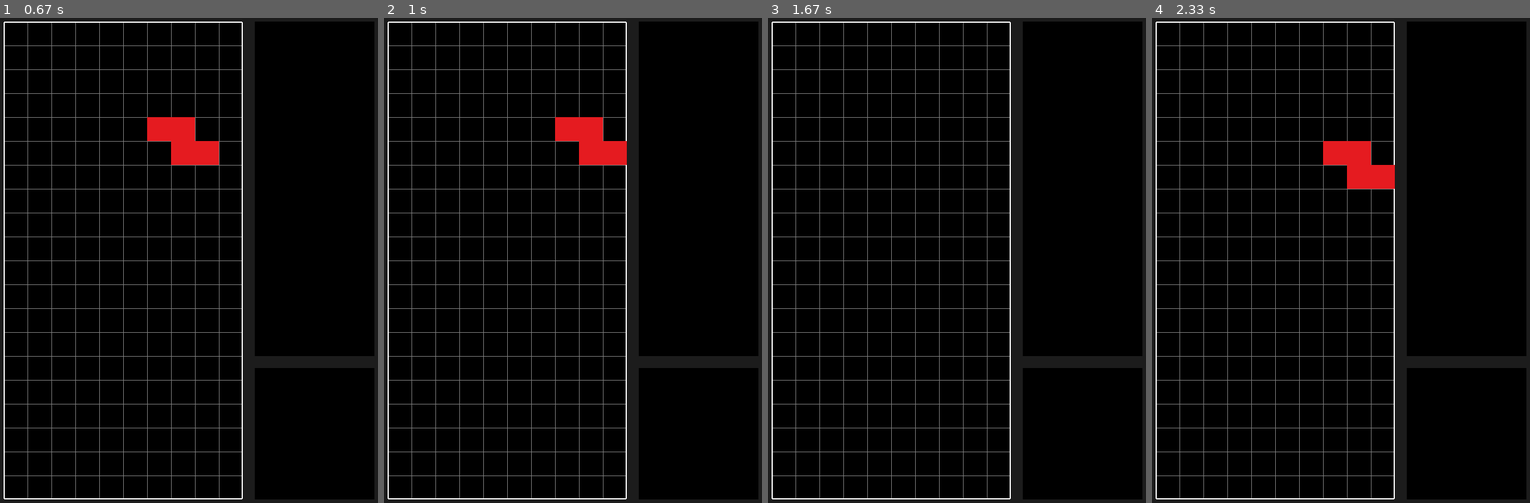
Above: before the commit, frames 1-4 (left to right).
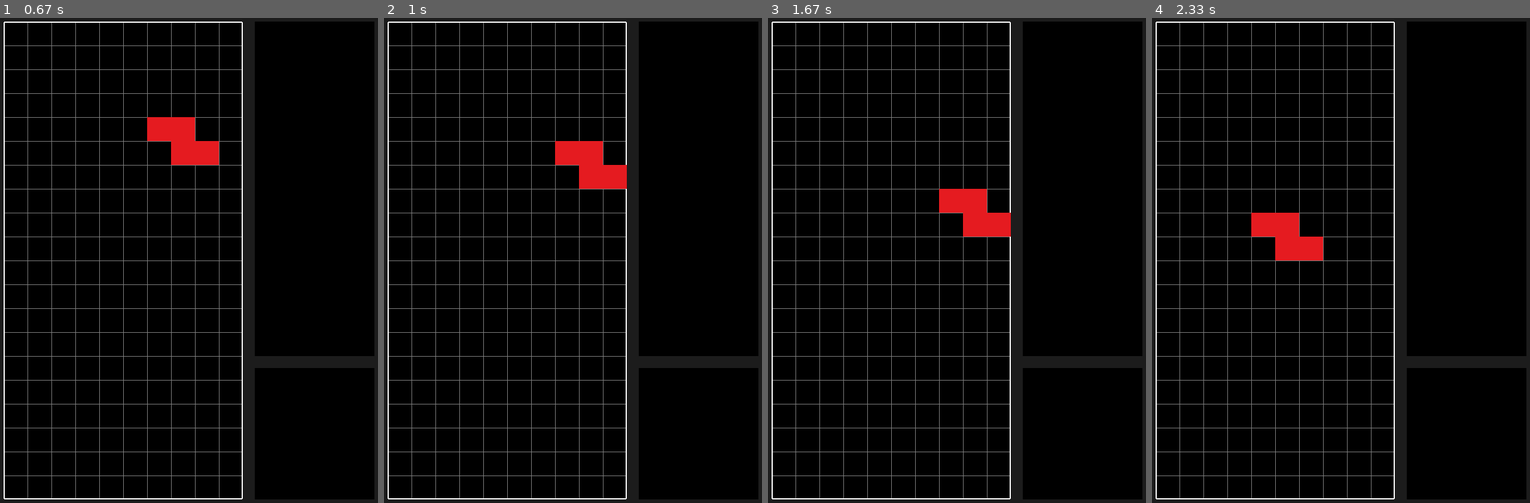
Above: after the commit, the same moments.

Repository: HeitorMR2509/tetris-python-pygame
Game: pygame game, started from main.py
Same seed, same stepped clock (60 frames per second), same inputs: the game is played once before the commit and once after it.
Inputs:
- Up to frame 1 (0.67 s): hold D from 0.33 s (still down)
- Up to frame 2 (1 s): release D at 0.8 s; hold W from 0.83 s (still down)
- Up to frame 3 (1.67 s): release W at 1.13 s; hold D 1.17-1.63 s
- Up to frame 4 (2.33 s): hold A 1.67-2.2 s; hold A from 2.23 s (still down)

Frame 1 is identical in both runs. In frame 2, 1.9% of the frame differs, in the area x 45-65%, y 20-36%; in frame 3, 1.2%; in frame 4, 2.5%, in the area x 26-65%, y 25-50%.

Commit message:
Adição de colisões, rotacionar bloco e sumir linhas cheias

Diff:
--- a/config.py
+++ b/config.py
@@ -19,7 +19,7 @@
 COMPRIMENTO_JANELA = COMPRIMENTO_JOGO + ESPACAMENTO * 2
 
 # Comportamento de jogo
-VELOCIDADE_ATUALIZACAO_INICIAL = 800
+VELOCIDADE_ATUALIZACAO_INICIAL = 400
 TEMPO_ESPERA_MOVER = 200
 TEMPO_ESPERA_ROTACIONAR = 200
 ESPACAMENTO_BLOCO = pygame.Vector2(COLUNAS // 2, 5)
--- a/main.py
+++ b/main.py
@@ -72,12 +72,54 @@
     ## Grupo de blocos
     blocos = pygame.sprite.Group()
 
+    # Blocos para colisão de tetraminós
+    blocos_colisao = [[0 for x in range(COLUNAS)] for y in range(LINHAS)]
+
     # Tetraminó de início, escolhido aleatoriamente
-    t = Tetramino(choice(list(TETROMINOS.keys())), blocos)
+    t = Tetramino(choice(list(TETROMINOS.keys())), blocos, blocos_colisao)
+
+    # Função que cria um novo tetraminó
+    def criar_novo_tetramino() -> None:
+        nonlocal blocos_colisao
+
+        # Checar linhas completas
+        linhas_deletar = []
+
+        # Adiciona as linhas que podem ser deletadas
+        for i, linha in enumerate(blocos_colisao):
+            if all(linha):
+                linhas_deletar.append(i)
+
+        # Se existir uma linha para deletar
+        if linhas_deletar:
+            for linha_deletar in linhas_deletar:
+                # Deleta a linha inteira
+                for bloco in blocos_colisao[linha_deletar]:
+                    bloco.kill()
+
+                # Mover os blocos para baixo
+                for linha in blocos_colisao:
+                    for bloco in linha:
+                        if bloco and bloco.posicao.y < linha_deletar:
+                            bloco.posicao.y += 1
+
+
+            # Reconstruir os blocos de colisao para atualizar
+            # o campo invisível lógico do jogo
+            blocos_colisao = [[0 for x in range(COLUNAS)] for y in range(LINHAS)]
+
+            for bloco in blocos:
+                blocos_colisao[int(bloco.posicao.y)][int(bloco.posicao.x)] = bloco
+
+
+        # Cria um novo tetraminó, o qual está
+        # em uma variável no escopo da função pai
+        nonlocal t
+        t = Tetramino(choice(list(TETROMINOS.keys())), blocos, blocos_colisao)
 
     # Funções de modificação do tetraminó
     def mover_para_baixo() -> None:
-        t.mover_para_baixo()
+        t.mover_para_baixo(criar_novo_tetramino)
 
     # Temporizadores para movimentação
     temporizadores = {
@@ -88,6 +130,9 @@
         ),
         "movimento horizontal": Temporizador(
             TEMPO_ESPERA_MOVER
+        ),
+        "rotacionar": Temporizador(
+            TEMPO_ESPERA_ROTACIONAR
         )
     }
 
@@ -143,6 +188,7 @@
         # Entrada de usuário
         tecla = pygame.key.get_pressed()
 
+        ## Movimentação do tetraminó
         if not temporizadores["movimento horizontal"].ativo:
             if tecla[pygame.K_d]:
                 t.mover_horizontal(1)
@@ -152,6 +198,12 @@
                 t.mover_horizontal(-1)
                 temporizadores["movimento horizontal"].ativar()
 
+        ## Rotacionar o tetraminó
+        if not temporizadores["rotacionar"].ativo:
+            if tecla[pygame.K_w]:
+                t.rotacionar()
+                temporizadores["rotacionar"].ativar()
+
 
     # Limpa a "tralha" da biblioteca/desinicializa
     pygame.quit()
--- a/util/Bloco.py
+++ b/util/Bloco.py
@@ -25,6 +25,22 @@
             topleft=self.posicao * TAMANHO_DE_CELULA
         )
 
+    # Rotaciona o bloco em torno de um bloco eixo
+    def rotacionar(self, bloco_eixo):
+        return bloco_eixo.posicao + self.posicao - (bloco_eixo.posicao).rotate(90)
+
+    # Detecta se a posição do bloco está
+    # fora da área de jogo determinada nas configurações
+    # ou se está colidindo com outro bloco
+    def colisao_horizontal(self, x, blocos_colisao):
+        return (not 0 <= x < COLUNAS) or blocos_colisao[int(self.posicao.y)][x]
+
+    # Detecta se o bloco está fora da área de jogo
+    # na vertical ou está colidindo com outro bloco
+    def colisao_vertical(self, y, blocos_colisao):
+        return (not 0 <= y < LINHAS) or blocos_colisao[y][int(self.posicao.x)]
+
+    # Atualiza a posição do bloco
     def update(self):
         self.rect.x = self.posicao.x * TAMANHO_DE_CELULA
         self.rect.y = self.posicao.y * TAMANHO_DE_CELULA
--- a/util/Tetramino.py
+++ b/util/Tetramino.py
@@ -3,7 +3,9 @@
 from .Bloco import Bloco
 
 class Tetramino:
-    def __init__(self, forma, grupo):
+    def __init__(self, forma, grupo, blocos_colisao):
+        # Forma do tetraminó
+        self.forma = forma
 
         # Posição dos blocos para formar o tetraminó
         self.posicao_blocos = TETROMINOS[forma]["forma"]
@@ -14,10 +16,70 @@
         # Blocos do tetraminó
         self.blocos = [Bloco(grupo, posicao, self.cor) for posicao in self.posicao_blocos]
 
-    def mover_para_baixo(self):
-        for bloco in self.blocos:
-            bloco.posicao.y += 1
+        # Blocos para colisão
+        self.blocos_colisao = blocos_colisao
+
+    # Rotaciona o tetraminó
+    def rotacionar(self):
+        if self.forma != "O":
+            bloco_eixo = self.blocos[0]
+
+            posicao_blocos_nova = [bloco.rotacionar(bloco_eixo) for bloco in self.blocos]
+
+            # checar colisão
+            for posicao in posicao_blocos_nova:
+                if posicao.x < 0 or posicao.x >= COLUNAS:
+                    return
+
+                if self.blocos_colisao[int(posicao.y)][int(posicao.x)]:
+                    return
+
+                if posicao.y > LINHAS:
+                    return
+
+            for i, bloco in enumerate(self.blocos):
+                bloco.posicao = posicao_blocos_nova[i]
+
+    def mover_para_baixo(self, func=None):
+        # Checa se o tetraminó está fora da área de jogo
+        if not self.colisao_proximo_movimento_vertical(self.blocos, 1):
+            # Move os blocos do tetraminó
+            for bloco in self.blocos:
+                bloco.posicao.y += 1
+        else:
+            # Cria novo tetraminó
+            if func:
+                for bloco in self.blocos:
+                    self.blocos_colisao[int(bloco.posicao.y)][int(bloco.posicao.x)] = bloco
+                func()
 
     def mover_horizontal(self, amount):
-        for bloco in self.blocos:
-            bloco.posicao.x += amount
+        # Move horizontalmente se não for sair da
+        # superfície de jogo
+        if not self.colisao_proximo_movimento_horizontal(self.blocos, amount):
+            # Move todos os blocos do tetraminó
+            # por uma certa quantidade amount
+            for bloco in self.blocos:
+                bloco.posicao.x += amount
+
+
+    def colisao_proximo_movimento_vertical(self, blocos, amount):
+        # Tetraminó imaginário para detectar saída da área
+        # de jogo
+        lista_colisao = \
+            [bloco.colisao_vertical(int(bloco.posicao.y + amount), self.blocos_colisao) for bloco in blocos]
+
+        # Checa e retorna se algum bloco está fora da área
+        # de jogo
+        return any(lista_colisao)
+
+
+    def colisao_proximo_movimento_horizontal(self, blocos, amount):
+        # Tetraminó imaginário para checar se o tetraminó sai
+        # da superfície do jogo
+        lista_colisao = \
+            [bloco.colisao_horizontal(int(bloco.posicao.x + amount), self.blocos_colisao) for bloco in blocos]
+
+        # Retorna se algum dos blocos do tetraminó imaginário
+        # está fora da superfície de jogo
+        return any(lista_colisao)
Not shown, changed: README.md
